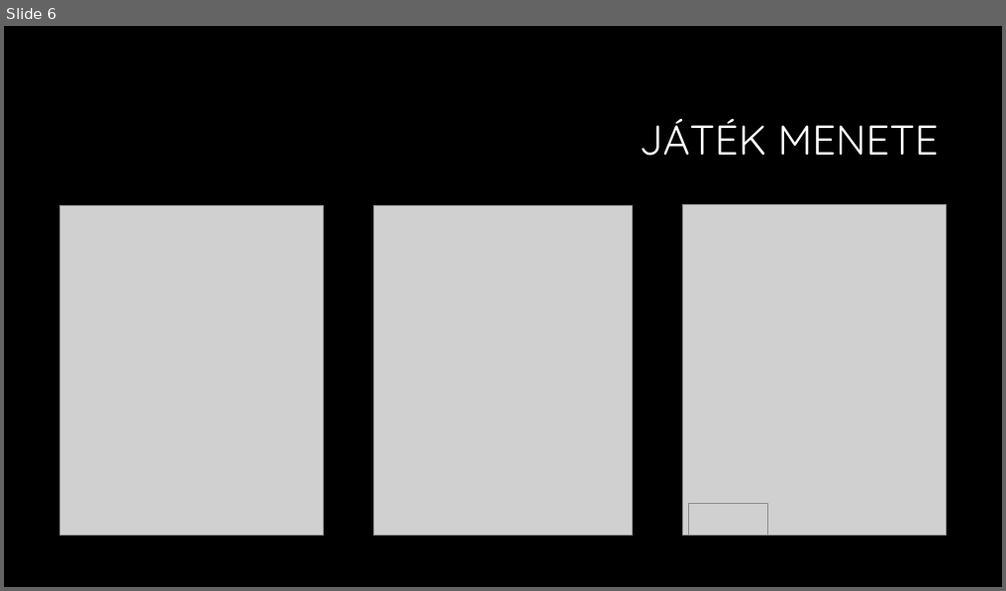
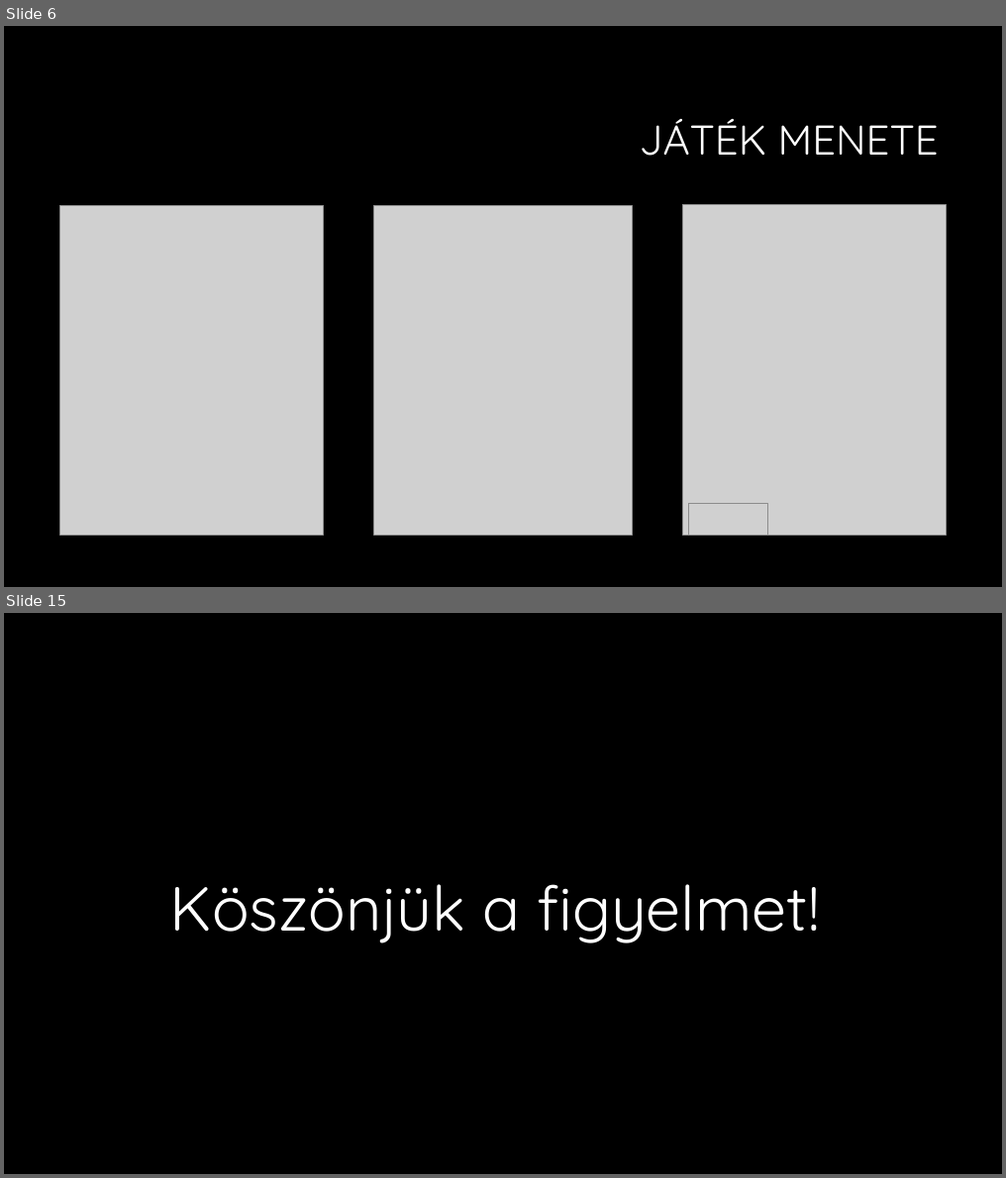
Before and after one commit to vincevince0/wizli, a slide deck: Amőba játék.pptx. Shown one above the other, each under a label of ours: slide 6 before the commit, slides 6 and 15 after it; the slides between them are not shown. The pictures are 1006x591 and 1006x1178 pixels, drawn with LibreOffice and Linux fonts; fonts in the diff are those of the drawing; grey boxes stand for pictures; background and template pictures are left out. Boxes give left, top, right and bottom in pixels: in the first picture for what was removed or moved away, otherwise in the second. Text is boxed around its words. In the diff, an @@ line names an element or a change of style, - is before the commit and + after.

```diff
--- a/Amőba játék.pptx
+++ b/Amőba játék.pptx
@@ slide 15 added at [4,613,1002,1174], background #000000 @@
@@ text added at [170,884,820,944], 60 pt, text #FFFFFF @@
+Köszönjük a figyelmet!
```
Also in this commit, not shown: 3 slides changed, 7 other slides added.
